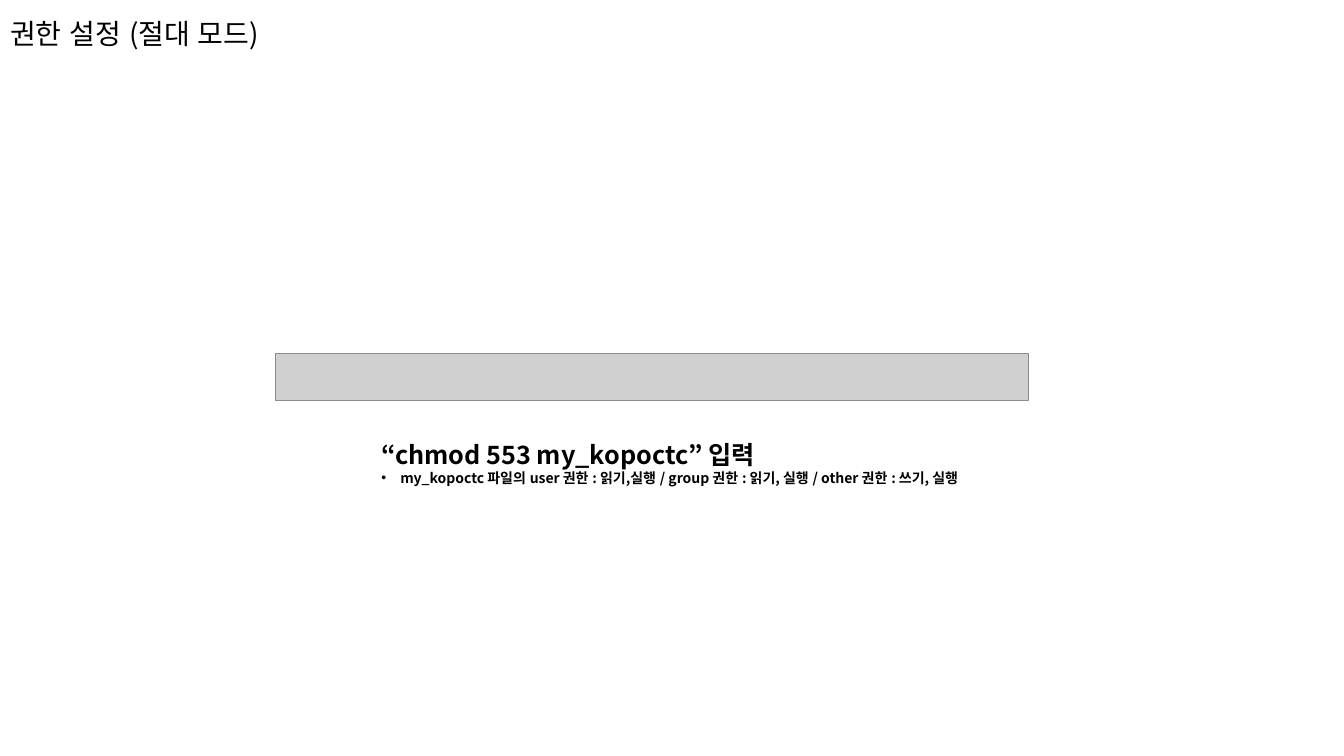
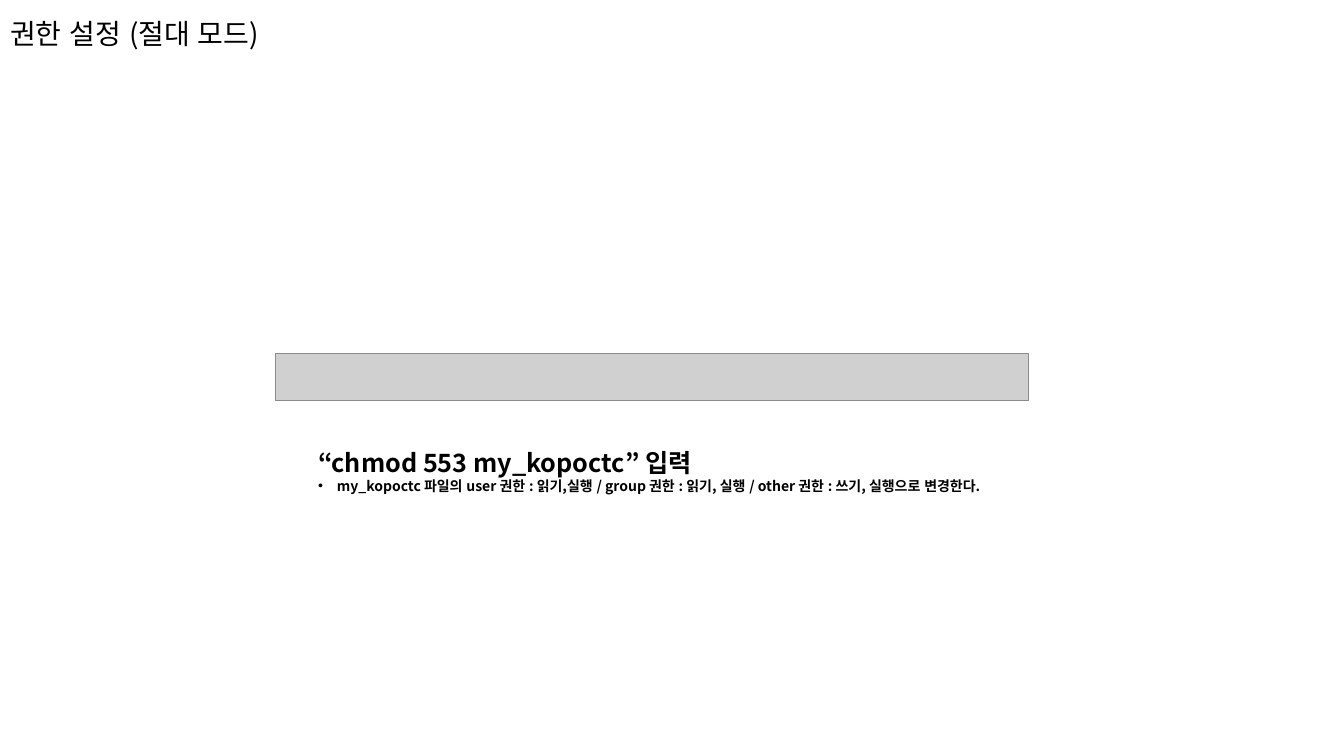
Before and after one commit to limmiseon/Linux, a slide deck: slide 61 of 34_임미선_과제_20220317_5강.pptx. Drawn at 1344x756 pixels with LibreOffice and Linux fonts; fonts in the diff are those of the drawing; grey boxes stand for pictures. Boxes give left, top, right and bottom in pixels: in the first picture for what was removed or moved away, otherwise in the second. Text is boxed around its words. In the diff, an @@ line names an element or a change of style, - is before the commit and + after.

```diff
--- a/34_임미선_과제_20220317_5강.pptx
+++ b/34_임미선_과제_20220317_5강.pptx
@@ text "“chmod 553 my_kopoctc” 입력" moved from (x1=381, y1=443, x2=958, y2=487) to (x1=318, y1=451, x2=980, y2=495) @@
@@ text at (x1=337, y1=477, x2=980, y2=495): text changed @@
-• my_kopoctc 파일의 user 권한 : 읽기,실행 / group 권한 : 읽기, 실행 / other 권한 : 쓰기, 실행
+• my_kopoctc 파일의 user 권한 : 읽기,실행 / group 권한 : 읽기, 실행 / other 권한 : 쓰기, 실행으로 변경한다.
```
Also in this commit, not shown: 11 other slides changed, 1 slide added, 1 slide removed, 1 other file.
